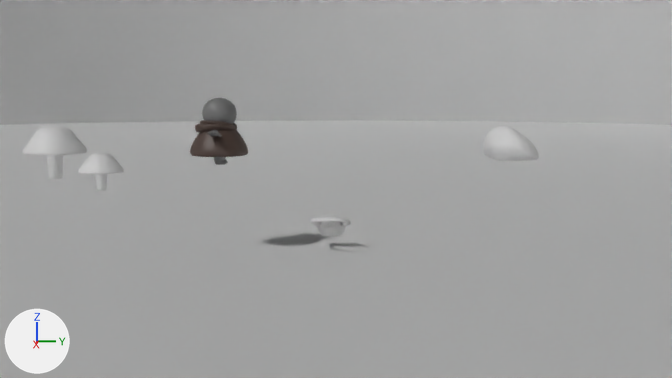
The Blender file production/shots/overboard/overboard_100.blend, before and after one commit.
One viewpoint serves both versions: the file's camera 'render_cam'. The axes (+X, +Y, +Z) are drawn at lower left. The lights are the same throughout.

Names of what the first picture shows: 'Environment', 'Pebble.001', 'Pebble_bag', 'Skybox'.
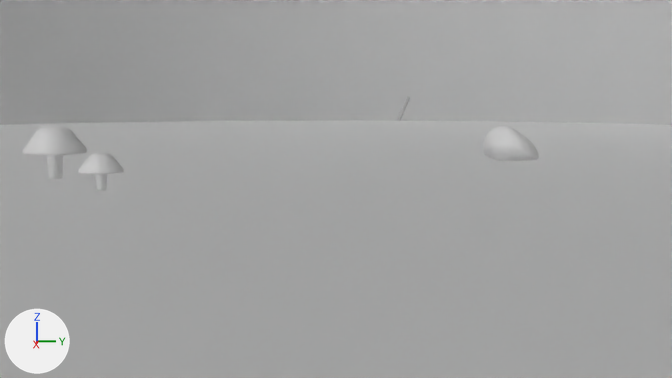
Commit message: Overboard 100-200

Boxes [x1, y1, x2, y2] around the edits, measured in the pictures (672 x 378 px):
'Pebble.001', deleted: before [190, 98, 248, 165]
    faces in mat_pebble_coat_mat (brown #53423b): [190, 120, 248, 157]
    faces in mat_default_material: [202, 98, 237, 165]
'Pebble_bag', deleted: before [310, 216, 351, 236]
'Flute', added: after [398, 97, 410, 121]

What changed in the scene script:
```text
Add mat_flute_mat:
    mat_flute_mat = principled_material('flute_mat')
    mat_flute_mat.base_color = (0.5, 0.5, 0.5)  # grey #bcbcbc
Add me_cylinder_003:
    me_cylinder_003.from_pydata(...)  # 184 vertices, 199 faces; spans x -0.96..1.04, y -1.0..1.0, z -1.52..0.85
    me_cylinder_003.materials.append(mat_flute_mat)  # grey #bcbcbc
Add col_flute:
    col_flute = bpy.data.collections.new('Flute')
    col_flute.objects.link(ob_flute_001)
Remove ob_pebble_bag:
    ob_pebble_bag = bpy.data.objects.new('Pebble_bag', me_cube)
    ob_pebble_bag.location = (0.0, 0.0, 0.0)
    ob_pebble_bag.delta_location = (-0.752, -0.0207, 0.509)
    ob_pebble_bag.rotation_euler = (0.0, 0.565, 0.0)  # degrees (0, 32, 0)
    ob_pebble_bag.delta_scale = (-0.0054, -0.0325, -0.0213)
    _m = ob_pebble_bag.modifiers.new('Subdivision', 'SUBSURF')
Remove ob_pebble_001:
    ob_pebble_001 = bpy.data.objects.new('Pebble.001', me_cylinder_000)
    ob_pebble_001.location = (0.0, -2.28, 1.84)
    ob_pebble_001.delta_scale = (1.488, 1.488, 0.888)
Add ob_flute_001:
    ob_flute_001 = bpy.data.objects.new('Flute.001', me_cylinder_003)
    ob_flute_001.location = (0.0, 0.0, 0.0)
    ob_flute_001.delta_rotation_euler = (0.0, 0.0, 0.0976)
    ob_flute_001.delta_scale = (0.0314, 0.0314, 0.239)
Add ob_flute:
    ob_flute = bpy.data.objects.new('Flute', None)
    ob_flute.location = (-1.25, 1.55, 2.99)
    ob_flute.rotation_euler = (-0.0314, 0.531, 2.232)  # degrees (-1.8, 30, 128)
    ob_flute.instance_type = 'COLLECTION'
    ob_flute.instance_collection = col_flute
```
